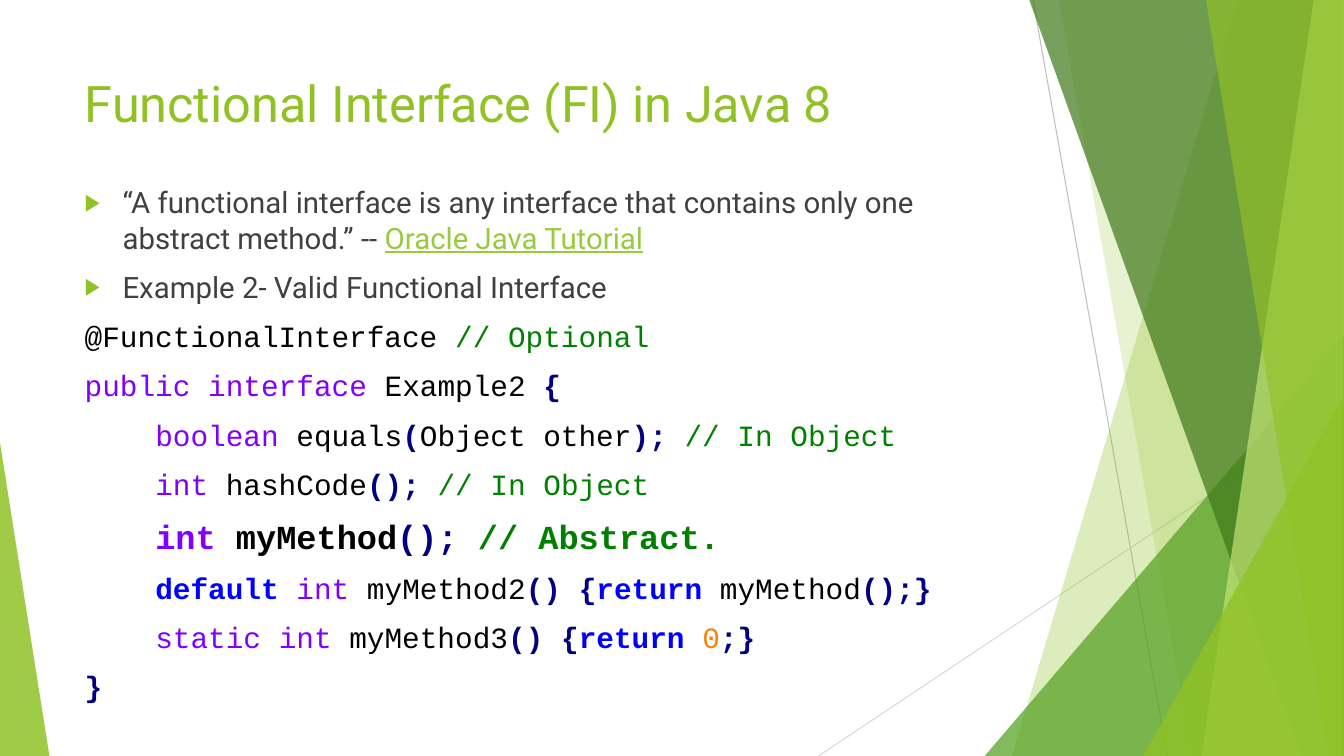
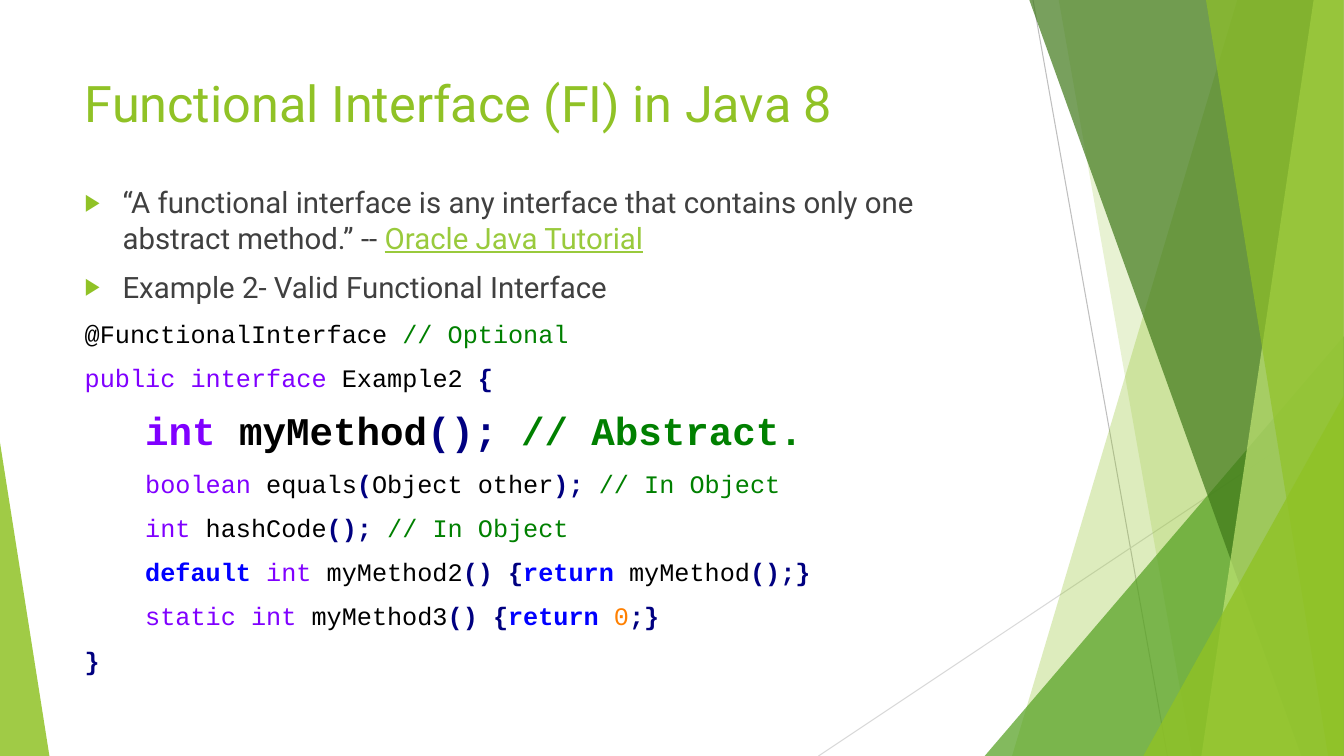
Before and after one commit to RichardRoda/2017-CodePaLOUsa-Lambda, a slide deck: slide 5 of Learning to Love the Lambda in the Stream.pptx (slide 4 before the commit). Drawn at 1344x756 pixels with LibreOffice and Linux fonts; fonts in the diff are those of the drawing. Boxes give left, top, right and bottom in pixels: in the first picture for what was removed or moved away, otherwise in the second. Text is boxed around its words. In the diff, an @@ line names an element or a change of style, - is before the commit and + after.

Commit message:
Complete discussion of Functional Interfaces (FIs).  Starting discussion of streams.

```diff
--- a/Learning to Love the Lambda in the Stream.pptx
+++ b/Learning to Love the Lambda in the Stream.pptx
@@ text at (85,325,810,631): size 21 to 18 pt in "@FunctionalInterface // Optional", "public interface Example2 {", "boolean equals(Object other); // In Object", "int hashCode(); // In Object" and 3 more places @@
@@ text at (145,417,802,453): paragraph added @@
+int myMethod(); // Abstract.
@@ text at (155,524,720,556): paragraph removed @@
-int myMethod(); // Abstract.
```
Also in this commit, not shown: 3 other slides changed, 8 slides added, 2 other files.
